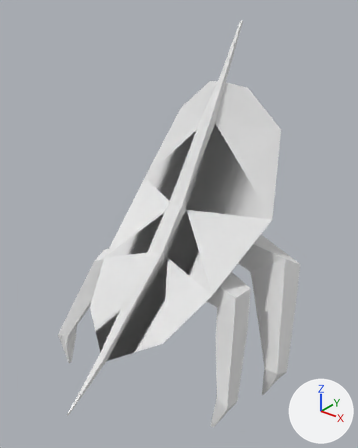
A saved change to the OBJ model projects/Resonance v2/res/animations/walking/Walking-22.obj.
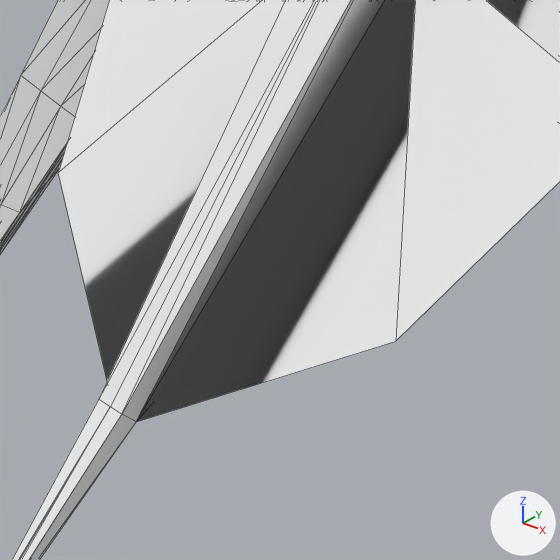
Old and new are each drawn whole from a camera (50 mm lens) standing at (1.38, -1.7, 1.9) and looking at (0.05, -0.03, 0.87) and again close up on the part from 22% to 55% of the width and 60% to 87% of the height. The lights are fixed; the arrows at lower right show +X, +Y and +Z. The close-ups show mesh edges as thin lines. Where no turn or scale is listed for an object, it has been applied to the vertices.
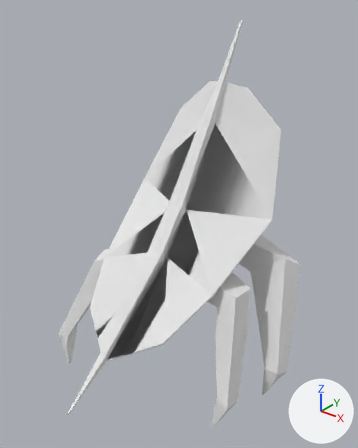
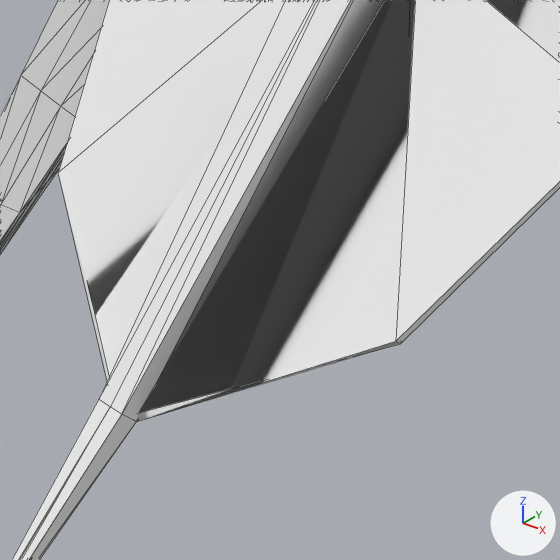
What differs and where, as boxes [x1, y1, x2, y2] in the close-ups (560 x 560 px):
part 1 of me_cube, added: after [59, 0, 560, 422]

The edits, one by one:
me_cube is used by ob_cube; location (0.0, 0.0, 0.0).
me_cube had 580 vertices, 1150 faces and spanned x -0.63..0.64, y -0.75..0.63, z 0.0..1.74.
me_cube now has 1160 vertices, 2336 faces and spans x -0.63..0.64, y -0.75..0.63, z 0.0..1.74.
me_cube part 1: 580 vertices added at x -0.63..0.63, y -0.75..0.62, z 0.01..1.74.
